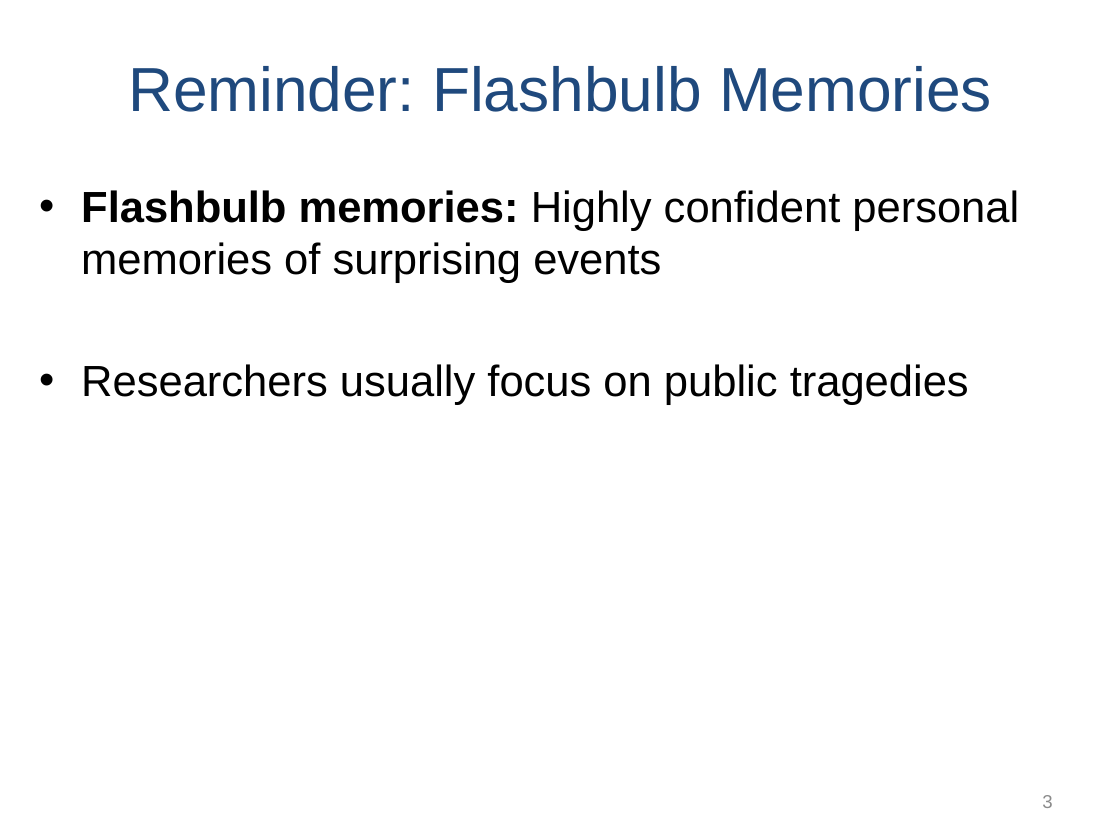
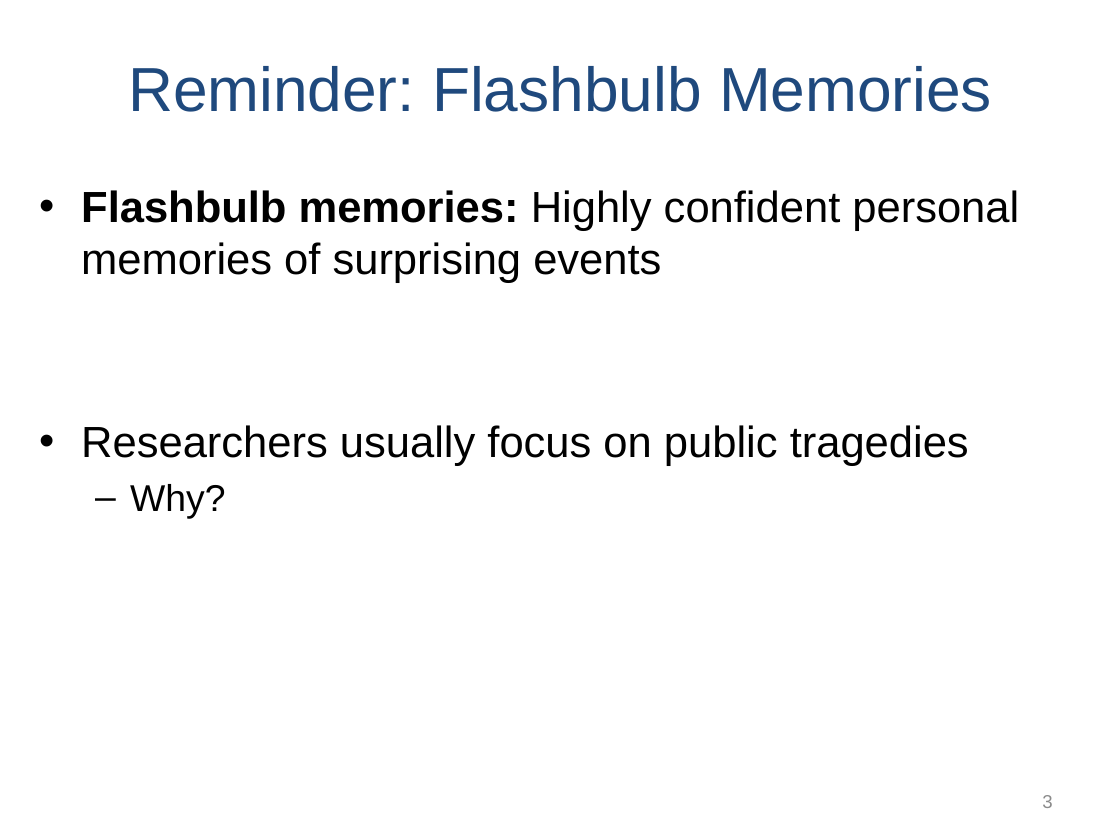
Before and after one commit to npm27/Teaching-Materials, a slide deck: slide 3 of Memory/Slides/Chapter 6.PPTX. Drawn at 1120x840 pixels with LibreOffice and Linux fonts; fonts in the diff are those of the drawing. Boxes give left, top, right and bottom in pixels: in the first picture for what was removed or moved away, otherwise in the second. Text is boxed around its words. In the diff, an @@ line names an element or a change of style, - is before the commit and + after.

```diff
--- a/Memory/Slides/Chapter 6.PPTX
+++ b/Memory/Slides/Chapter 6.PPTX
@@ text at (130,484,225,519): paragraph added @@
+  – Why?
```
Also in this commit, not shown: 1 other slide changed, 1 slide added.
